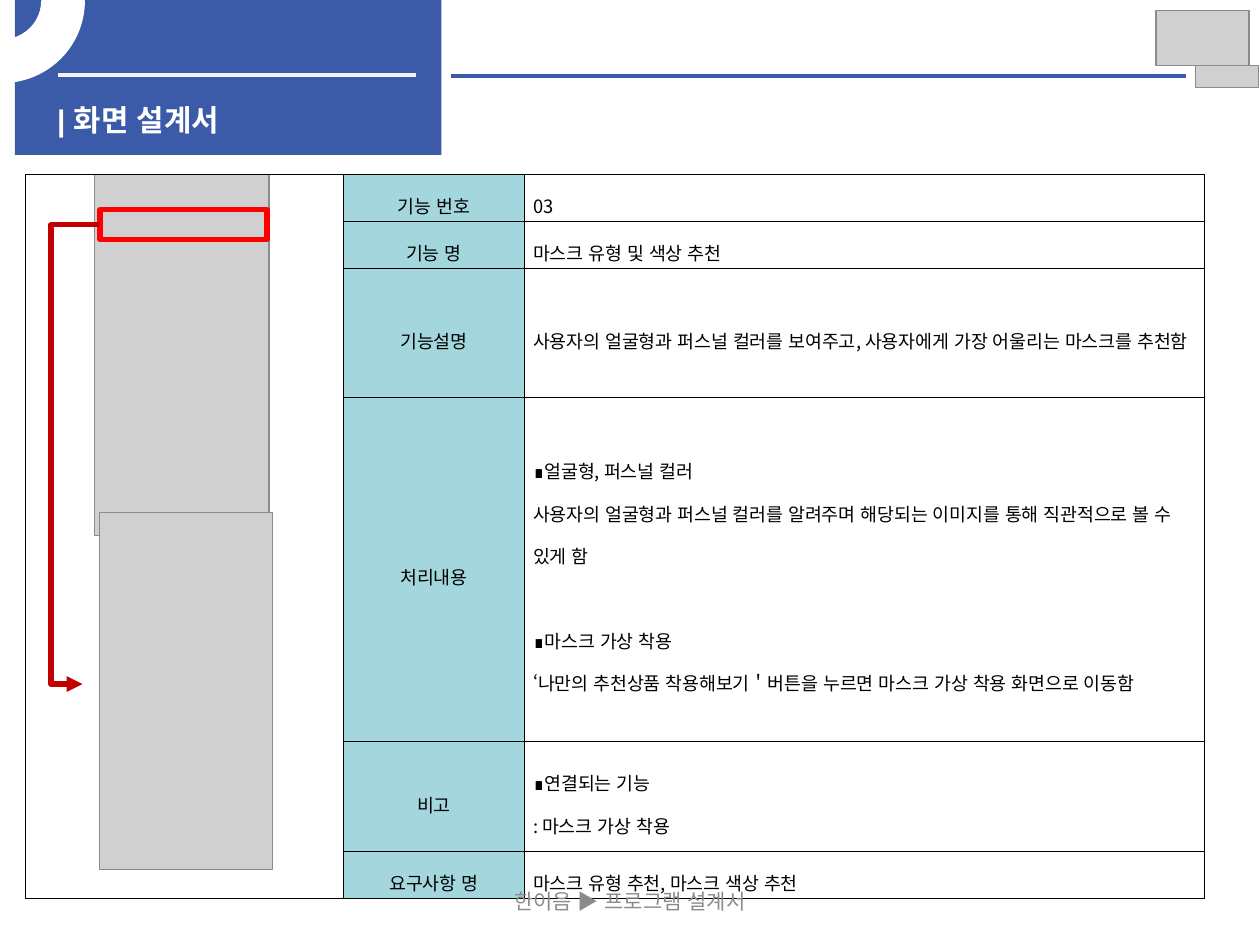
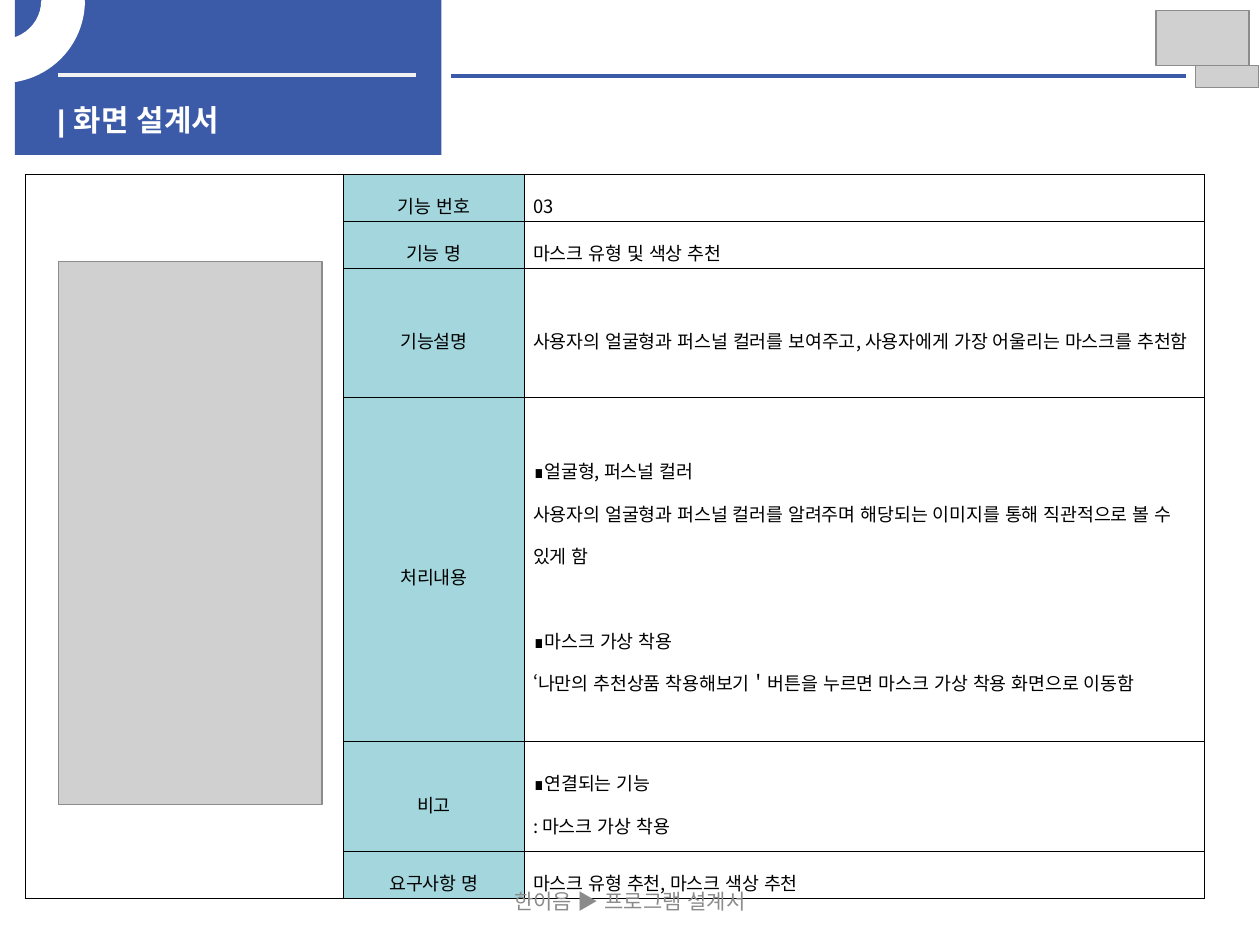
Before and after one commit to longBright/Hanium_Prj, a slide deck: slide 12 of 01_Documents/01_보고서/05_개발보고(2차)/SW개발_HW제작설계서_일반_2차초안.pptx. Drawn at 1260x945 pixels with LibreOffice and Linux fonts; fonts in the diff are those of the drawing; grey boxes stand for pictures. Boxes give left, top, right and bottom in pixels: in the first picture for what was removed or moved away, otherwise in the second. Text is boxed around its words. In the diff, an @@ line names an element or a change of style, - is before the commit and + after.

```diff
--- a/01_Documents/01_보고서/05_개발보고(2차)/SW개발_HW제작설계서_일반_2차초안.pptx
+++ b/01_Documents/01_보고서/05_개발보고(2차)/SW개발_HW제작설계서_일반_2차초안.pptx
@@ picture removed at [94, 175, 270, 536] @@
@@ elbow arrow removed from (100, 224) to (82, 684) @@
@@ rectangle removed at [100, 210, 266, 241] @@
@@ picture: place and size @@
-picture at [100, 512, 273, 868]
+picture at [58, 262, 321, 805]
```
Also in this commit, not shown: 7 other slides changed, 2 other files.
